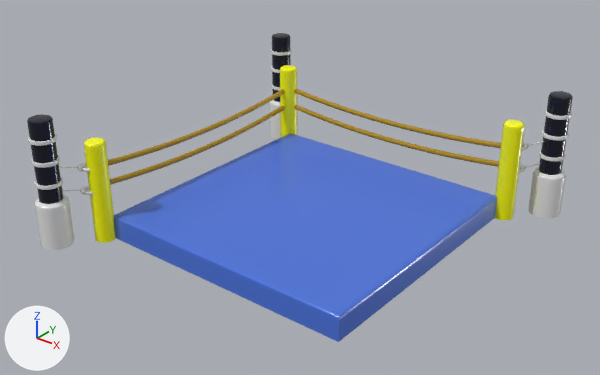
One commit to the FBX model Assets/Models/ring final.fbx: the scene before it, then after it.
Both versions are drawn from a 50 mm lens placed at (0.182, -0.233, 0.161), pointed at (-0.001, -0.004, 0.019). The axes (+X, +Y, +Z) are drawn at lower left. The lights are the same throughout. The first picture is the older version. Where no turn or scale is listed for an object, it has been applied to the vertices.

Script lines for the objects in view, before the commit:
```python
me_mesh_027 = bpy.data.meshes.new('Mesh.027')
me_mesh_027.from_pydata(...)  # 288 vertices, 272 faces; spans x -4.26..4.26, y -0.09..0.35, z -0.09..0.09
me_mesh_027.materials.append(mat_cuerdas)  # yellow #b18b17
ob_cuerda1 = bpy.data.objects.new('cuerda1', None)
ob_cuerda1.location = (0.0, 0.0, 0.0)
ob_cuerda1.rotation_euler = (1.571, 0.0, 1.571)  # degrees (90, 0, 90)
ob_cuerda1.scale = (0.0126, 0.0126, 0.0126)
ob_cuerda2 = bpy.data.objects.new('cuerda2', None)
ob_cuerda2.location = (0.0, 0.0, -0.00806)
ob_cuerda2.rotation_euler = (1.571, 0.0, 1.571)  # degrees (90, 0, 90)
ob_cuerda2.scale = (0.0126, 0.0126, 0.0126)
ob_cuerda3 = bpy.data.objects.new('cuerda3', None)
ob_cuerda3.location = (0.0, 0.0, -0.00806)
ob_cuerda3.rotation_euler = (1.571, 0.0, 0.0)  # degrees (90, 0, 0)
ob_cuerda3.scale = (0.0126, 0.0126, 0.0126)
ob_cuerda_002 = bpy.data.objects.new('cuerda.002', me_mesh_027)
ob_cuerda_002.parent = ob_cuerda2
ob_cuerda_002.location = (0.0, 2.152, -4.559)
ob_cuerda_004 = bpy.data.objects.new('cuerda.004', None)
ob_cuerda_004.location = (0.0, 0.0, 0.0)
ob_cuerda_004.rotation_euler = (1.571, 0.0, 0.0)  # degrees (90, 0, 0)
ob_cuerda_004.scale = (0.0126, 0.0126, 0.0126)
ob_esquina = bpy.data.objects.new('esquina', None)
ob_esquina.location = (0.0, 0.0, 0.0)
ob_esquina.rotation_euler = (1.571, 0.0, 0.0)  # degrees (90, 0, 0)
ob_esquina.scale = (0.0126, 0.0126, 0.0126)
ob_esquina1 = bpy.data.objects.new('esquina1', None)
ob_esquina1.location = (0.0, 0.0, 0.0)
ob_esquina1.rotation_euler = (1.571, 0.0, -3.142)  # degrees (90, 0, -180)
ob_esquina1.scale = (0.0126, 0.0126, 0.0126)
ob_esquina2 = bpy.data.objects.new('esquina2', None)
ob_esquina2.location = (0.0, 0.0, 0.0)
ob_esquina2.rotation_euler = (1.571, 0.0, -1.571)  # degrees (90, 0, -90)
ob_esquina2.scale = (0.0126, 0.0126, 0.0126)
# also in view: 'pCylinder1.002' at (-0.071, 0.069, 0.026); 'cuerda.003' at (0.0, 0.057, 0.021); 'pCylinder2.002' at (-0.057, 0.057, 0.021); 'pCylinder1' at (-0.069, -0.071, 0.026); 'ring' at (0.0, 0.0, 0.005)
```
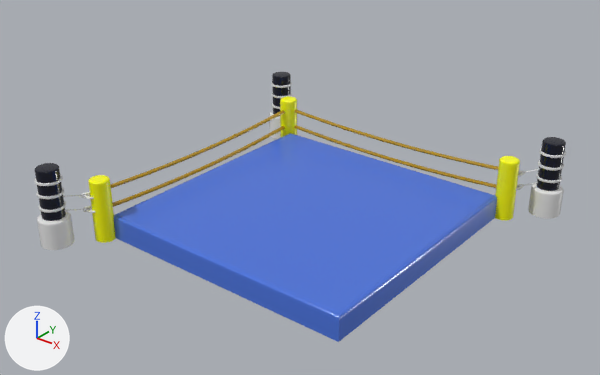
Not drawn themselves, but carrying or shaping drawn objects: ob_cuerda_004, ob_esquina, ob_cuerda2, ob_esquina2, ob_cuerda1, ob_esquina1, ob_cuerda3.

Changed parts and their boxes (x1, y1, x2, y2) in the pictures (600 x 375 px):
```json
{"object": "pCylinder1", "change": "rescaled", "before": [27, 114, 74, 250], "after": [34, 163, 74, 250], "on screen": "15% narrower, 36% shorter"}
{"object": "pCylinder1.001", "change": "rescaled", "before": [528, 91, 573, 219], "after": [528, 137, 566, 219], "on screen": "15% narrower, 36% shorter"}
{"object": "pCylinder2", "change": "rescaled", "before": [84, 137, 116, 243], "after": [88, 175, 116, 243], "on screen": "12% narrower, 36% shorter"}
{"object": "pCylinder2.001", "change": "rescaled", "before": [495, 120, 525, 220], "after": [495, 156, 520, 220], "on screen": "16% narrower, 36% shorter"}
{"object": "cuerda", "change": "moved, rescaled", "before": [294, 89, 501, 148], "after": [294, 109, 498, 170]}
{"object": "cuerda.003", "change": "moved, rescaled", "before": [294, 105, 499, 167], "after": [294, 125, 497, 188]}
{"object": "cuerda.001", "change": "moved, rescaled", "before": [108, 89, 285, 166], "after": [110, 110, 285, 188]}
{"object": "cuerda.002", "change": "moved, rescaled", "before": [110, 105, 285, 185], "after": [113, 126, 285, 207]}
{"object": "pCylinder1.002", "change": "rescaled", "before": [269, 33, 292, 139], "after": [269, 72, 292, 139], "on screen": "36% shorter"}
{"object": "pCylinder2.002", "change": "rescaled", "before": [280, 65, 297, 137], "after": [280, 96, 297, 137]}
{"object": "pTorus1", "change": "rescaled", "before": [80, 164, 91, 172], "after": [84, 191, 94, 199]}
{"object": "pasted__pTorus2", "change": "rescaled", "before": [83, 186, 94, 195], "after": [86, 205, 96, 213], "on screen": "8% narrower, 10% shorter"}
{"object": "pasted__pTorus1", "change": "rescaled", "before": [77, 163, 86, 172], "after": [81, 193, 90, 198], "on screen": "40% shorter"}
{"object": "pasted__pasted__pTorus1", "change": "rescaled", "before": [80, 187, 89, 195], "after": [83, 207, 91, 212]}
{"object": "pasted__pTorus2.001", "change": "rescaled", "before": [518, 167, 524, 173], "after": [516, 184, 521, 190]}
{"object": "pTorus1.001", "change": "rescaled", "before": [521, 144, 527, 151], "after": [518, 172, 523, 177]}
{"object": "pasted__pCylinder3", "change": "rescaled", "before": [62, 190, 80, 191], "after": [65, 209, 83, 211], "on screen": "50% taller"}
{"object": "pCylinder3", "change": "rescaled", "before": [59, 167, 77, 168], "after": [63, 195, 81, 197], "on screen": "50% taller"}
{"object": "pCylinder3.001", "change": "rescaled", "before": [529, 141, 544, 146], "after": [525, 169, 539, 173], "on screen": "6% narrower, 17% shorter"}
{"object": "pasted__pCylinder3.001", "change": "rescaled", "before": [526, 163, 541, 168], "after": [523, 182, 538, 186], "on screen": "17% shorter"}
{"object": "pasted__pasted__pTorus1.001", "change": "rescaled", "before": [519, 165, 526, 171], "after": [517, 184, 523, 188]}
{"object": "pasted__pTorus1.001", "change": "rescaled", "before": [522, 143, 529, 150], "after": [518, 170, 525, 175]}
```

The change, as JSON lines over the scene's bpy script:
```json
{"op": "set", "path": "ob_esquina1.scale", "old": "(0.0126, 0.0126, 0.0126)", "new": "(0.0126, 0.00781, 0.0126)"}
{"op": "set", "path": "ob_cuerda2.location", "old": "(0.0, 0.0, -0.00806)", "new": "(0.0, 0.0, -0.00664)"}
{"op": "set", "path": "ob_cuerda2.scale", "old": "(0.0126, 0.0126, 0.0126)", "new": "(0.0126, 0.00781, 0.0126)"}
{"op": "set", "path": "ob_cuerda3.location", "old": "(0.0, 0.0, -0.00806)", "new": "(0.0, 0.0, -0.00664)"}
{"op": "set", "path": "ob_cuerda3.scale", "old": "(0.0126, 0.0126, 0.0126)", "new": "(0.0126, 0.00781, 0.0126)"}
{"op": "set", "path": "ob_cuerda_004.location", "old": "(0.0, 0.0, 0.0)", "new": "(0.0, 0.0, 0.00142)"}
{"op": "set", "path": "ob_cuerda_004.scale", "old": "(0.0126, 0.0126, 0.0126)", "new": "(0.0126, 0.00781, 0.0126)"}
{"op": "set", "path": "ob_esquina.scale", "old": "(0.0126, 0.0126, 0.0126)", "new": "(0.0126, 0.00781, 0.0126)"}
{"op": "set", "path": "ob_cuerda1.location", "old": "(0.0, 0.0, 0.0)", "new": "(0.0, 0.0, 0.00142)"}
{"op": "set", "path": "ob_cuerda1.scale", "old": "(0.0126, 0.0126, 0.0126)", "new": "(0.0126, 0.00781, 0.0126)"}
{"op": "set", "path": "ob_esquina2.scale", "old": "(0.0126, 0.0126, 0.0126)", "new": "(0.0126, 0.00781, 0.0126)"}
```
